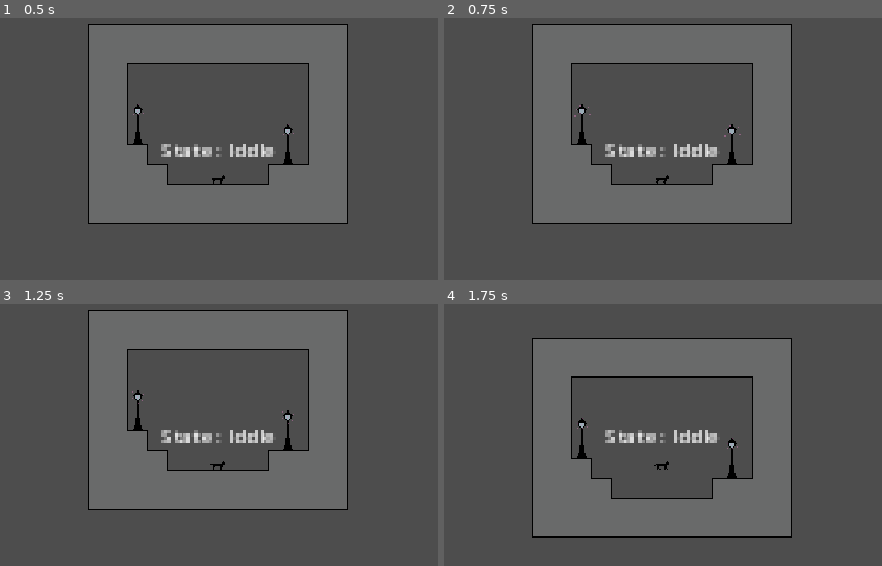
Above: before the commit, frames 1-4 (two rows, left to right).
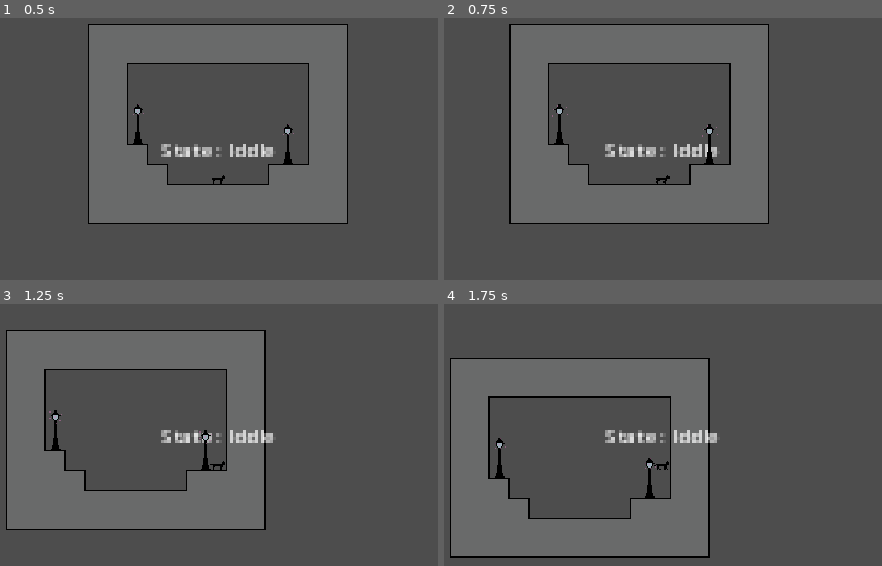
Above: after the commit, the same moments.

Repository: Trylat/A_Game_By_Its_Cover_2023
Game: Godot game, scene res://level_test/level_test_scene.tscn
Two runs of this game, one before a commit and one after it. Both use one fixed random seed, a clock stepped at 60 frames per second and the inputs below.
Inputs:
- Up to frame 1 (0.5 s): no input
- Up to frame 2 (0.75 s): tap Enter at 0.5 s; hold D (player_walk_right) from 0.53 s (still down); tap S (player_look_down) at 0.6 s
- Up to frame 3 (1.25 s): keep holding D (player_walk_right); tap Space (player_jump) at 0.77, 1.07 s; tap W (player_look_up) at 0.8 s
- Up to frame 4 (1.75 s): keep holding D (player_walk_right); tap W (player_look_up) at 1.35 s; tap Space (player_jump) at 1.52, 1.55 s

Frame 1 is identical in both runs. In frame 2, 14% of the frame differs, in the area x 14-80%, y 2-79%; in frame 3, 41%; in frame 4, 41%, in the area x 1-80%, y 12-97%.

Commit message:
Code cleanup and reformat
- Remouve redondent comments
- Reorganise functions

Diff:
--- a/Cat&Moon/player/Script/player_script.gd
+++ b/Cat&Moon/player/Script/player_script.gd
@@ -30,18 +30,17 @@
 # @brief Apply user inputs to CharacterBody2D for movement.
 # @param delta The delta time in seconds
 func do_movement(delta: float):
-		# Add the gravity.
+	# Get character movement direction vector based on player input
+	direction = Input.get_vector("player_walk_left", "player_walk_right", "player_look_up", "player_look_down")
+
+	# Add the gravity.
 	if not is_on_floor():
 		velocity.y += gravity * delta
 
 	# Handle Jump.
-	if Input.is_action_just_pressed("player_jump") and is_on_floor():
+	if Input.is_action_just_pressed("player_jump") && is_on_floor():
 		velocity.y = -jumpForce
 
-	# Get the input direction and handle the movement/deceleration.
-	# As good practice, you should replace UI actions with custom gameplay actions.
-	# Get direction vector based on player input
-	direction = Input.get_vector("player_walk_left", "player_walk_right", "player_look_up", "player_look_down")
 	if direction && state_machine.checkCanMove():
 		velocity.x = direction.x * speed
 	else:
--- a/Cat&Moon/player/player.tscn
+++ b/Cat&Moon/player/player.tscn
@@ -268,7 +268,6 @@
 
 [node name="Iddle" type="Node" parent="StateMachine"]
 script = ExtResource("7_2qyd0")
-canMove = false
 
 [node name="Walk" type="Node" parent="StateMachine"]
 script = ExtResource("8_5xmmp")
